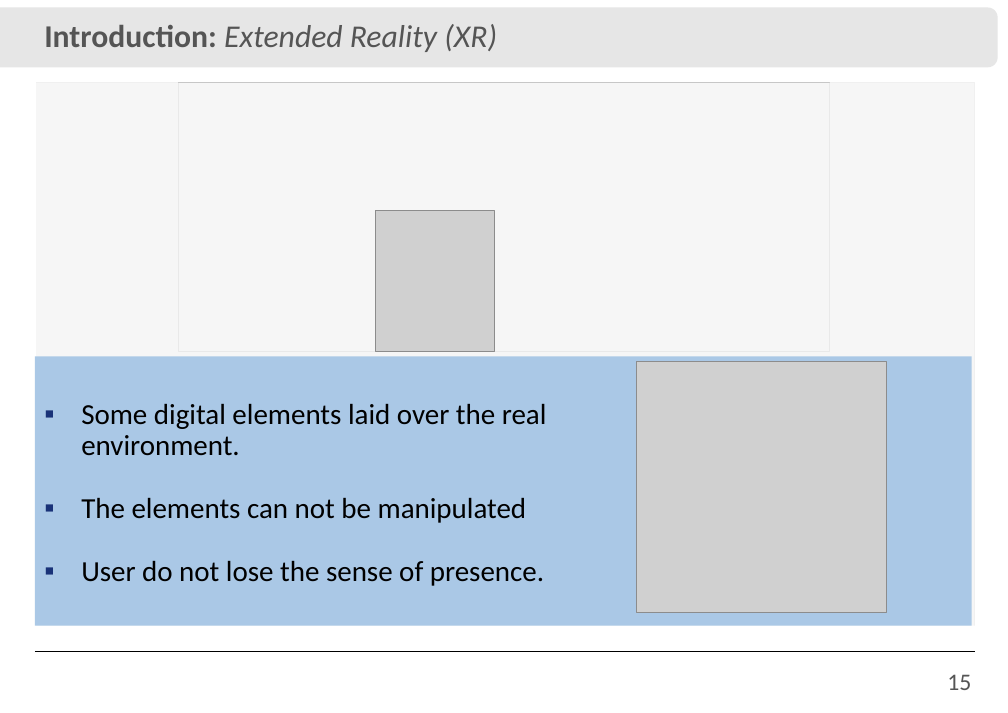
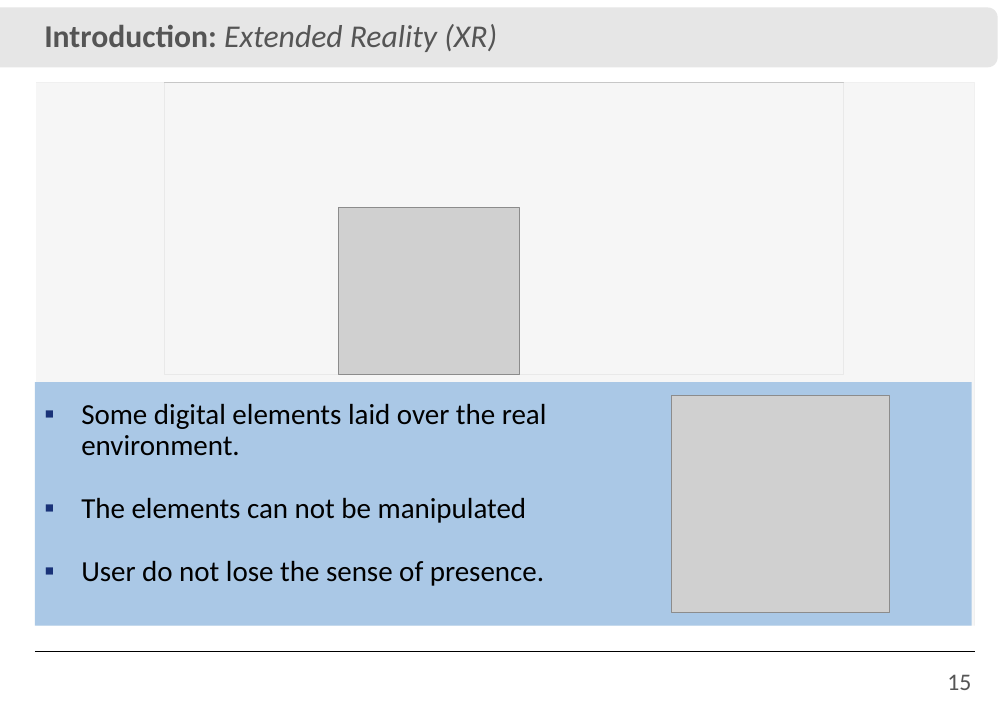
Before and after one commit to IvanRehder/Dissertacao, a slide deck: slide 15 of Apresentação/Apresentação.pptx. Drawn at 1008x713 pixels with LibreOffice and Linux fonts; fonts in the diff are those of the drawing; grey boxes stand for pictures; background and template pictures are left out. Boxes give left, top, right and bottom in pixels: in the first picture for what was removed or moved away, otherwise in the second. Text is boxed around its words. In the diff, an @@ line names an element or a change of style, - is before the commit and + after.

```diff
--- a/Apresentação/Apresentação.pptx
+++ b/Apresentação/Apresentação.pptx
@@ rectangle: place and size @@
-rectangle at [32,83,975,631]
+rectangle at [36,83,975,631]
@@ picture: place and size @@
-picture at [179,83,829,352]
+picture at [164,83,843,374]
@@ picture: place and size @@
-picture at [376,210,494,352]
+picture at [338,208,520,374]
@@ rectangle: place and size @@
-rectangle at [35,356,972,625]
+rectangle at [35,382,972,625]
@@ picture: place and size @@
-picture at [636,361,886,612]
+picture at [672,395,889,613]
```
Also in this commit, not shown: 15 other slides changed, 8 slides added, 3 slides removed, 47 other files.
